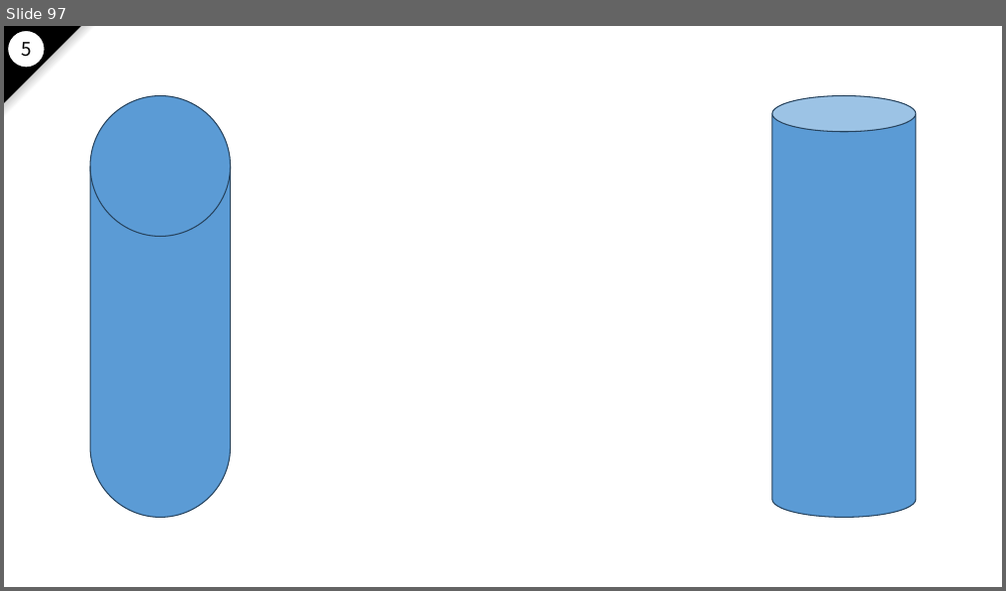
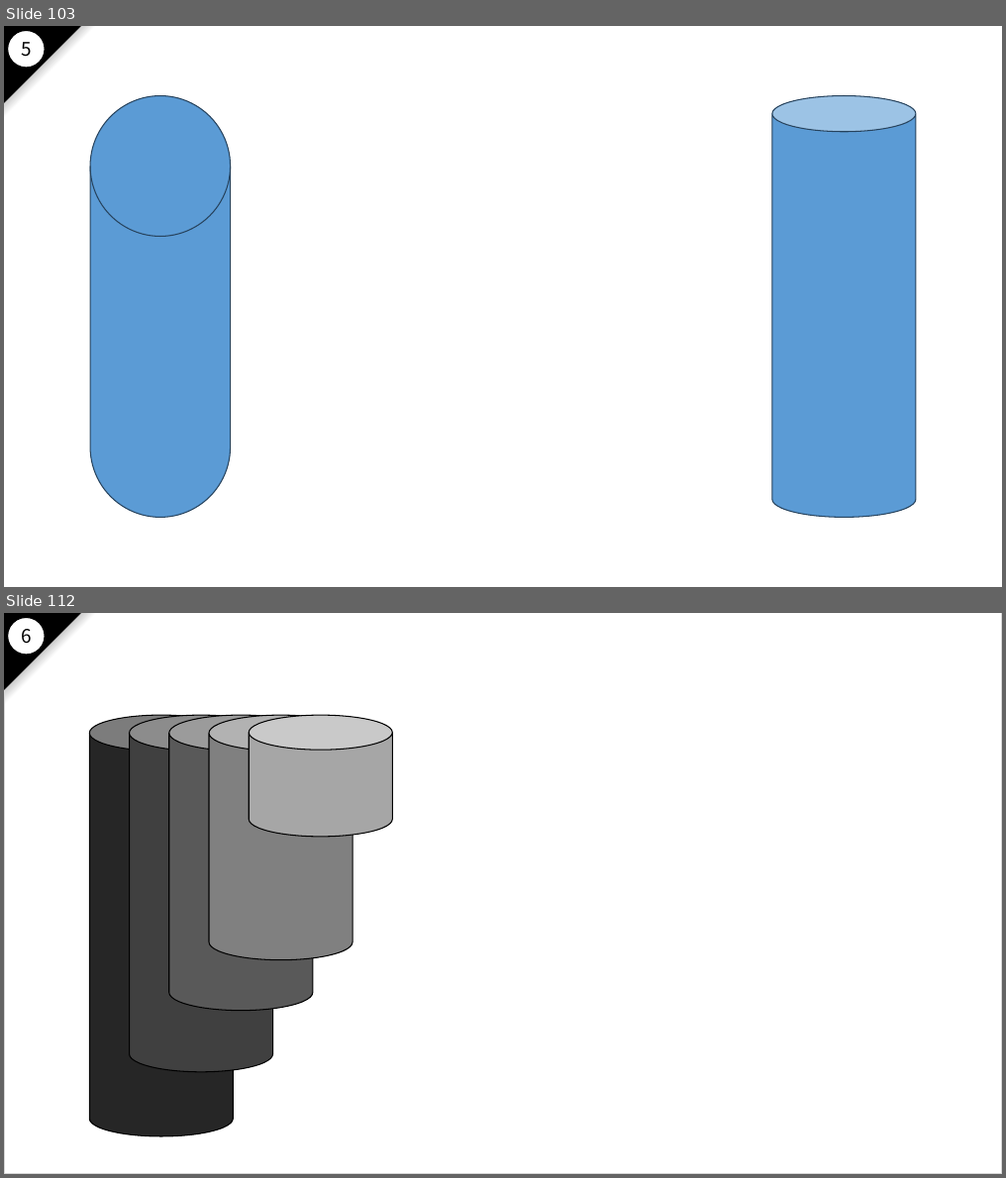
Before and after one commit to nakayama-kazuki/2021, a slide deck: pptx/power-punch-v2.pptx. Shown one above the other, each under a label of ours: slide 97 before the commit, slides 103 and 112 after it; the slides between them are not shown. The pictures are 1006x591 and 1006x1178 pixels, drawn with LibreOffice and Linux fonts; fonts in the diff are those of the drawing; background and template pictures are left out. Boxes give left, top, right and bottom in pixels: in the first picture for what was removed or moved away, otherwise in the second. Text is boxed around its words. In the diff, an @@ line names an element or a change of style, - is before the commit and + after.

```diff
--- a/pptx/power-punch-v2.pptx
+++ b/pptx/power-punch-v2.pptx
@@ slide 112 added at [4, 613, 1002, 1174], background #FFFFFF; not listed: 3 template elements that a slide beside it also shows @@
@@ rectangle added at [4, 613, 1002, 1174], outline #D9D9D9 1 pt @@
@@ text added at [21, 629, 31, 644], 18 pt, text #000000 @@
+6
@@ cylinder added at [89, 715, 233, 1137], fill #262626, outline #000000 1 pt @@
@@ cylinder added at [129, 715, 272, 1072], fill #404040, outline #000000 1 pt @@
@@ cylinder added at [169, 715, 313, 1011], fill #595959, outline #000000 1 pt @@
@@ cylinder added at [209, 715, 352, 960], fill #808080, outline #000000 1 pt @@
@@ cylinder added at [249, 715, 392, 836], fill #A6A6A6, outline #000000 1 pt @@
@@ what was slide 97 is now slide 103 @@
```
Also in this commit, not shown: 41 slides changed, 17 other slides added, 4 slides removed.
